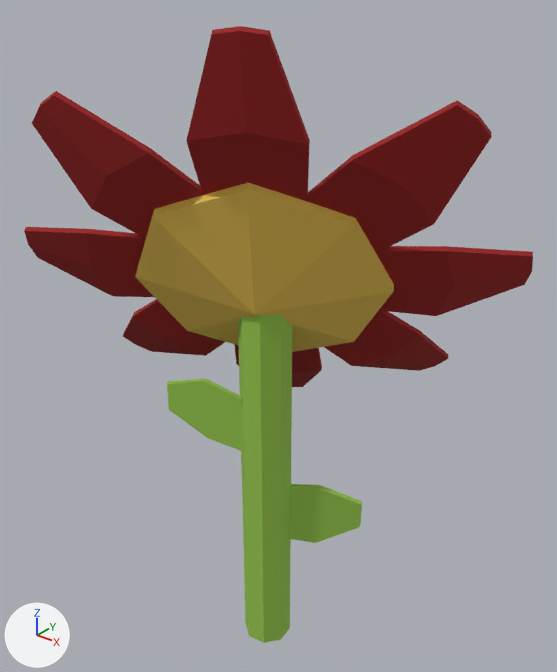
One commit to the FBX model Assets/Low Poly Simple Urban City 3D Asset Pack/Models/NadavProps/Flower1.fbx: the scene before it, then after it.
Camera for both pictures: a 50 mm camera at (0.44, -0.528, 0.72) aimed at (-0.016, 0.041, 0.367). Every picture has the same lights, and +X, +Y and +Z are marked at lower left. Where no turn or scale is listed for an object, it has been applied to the vertices.

In view in the first picture: 'Flower1'.
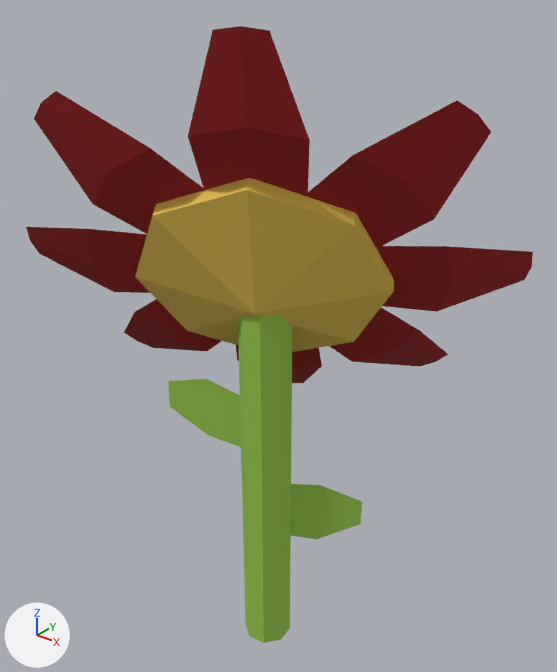
Changed parts and their boxes [x1, y1, x2, y2] in the pictures (557 x 672 px):
'Flower1', reshaped
    before: [24, 26, 533, 643]
    after: [26, 26, 533, 643]
part 1 of me_mesh, deleted (red)
    before: [24, 26, 533, 543]

Edits to the bpy script that builds the scene:
```text
Change me_mesh:
    used by ob_flower1; location = (0.0, 0.0, 0.0)
    remove me_mesh.from_pydata(...)  # 224 vertices, 216 faces; spans x -0.233..0.205, y -0.141..0.191, z 0.0..0.679
    add me_mesh.from_pydata(...)  # 134 vertices, 96 faces; spans x -0.233..0.202, y -0.137..0.191, z 0.0..0.679
    me_mesh part 1
    90 vertices are removed from x -0.231..0.205, y -0.141..0.187, z 0.132..0.676
    120 faces are deleted
```
